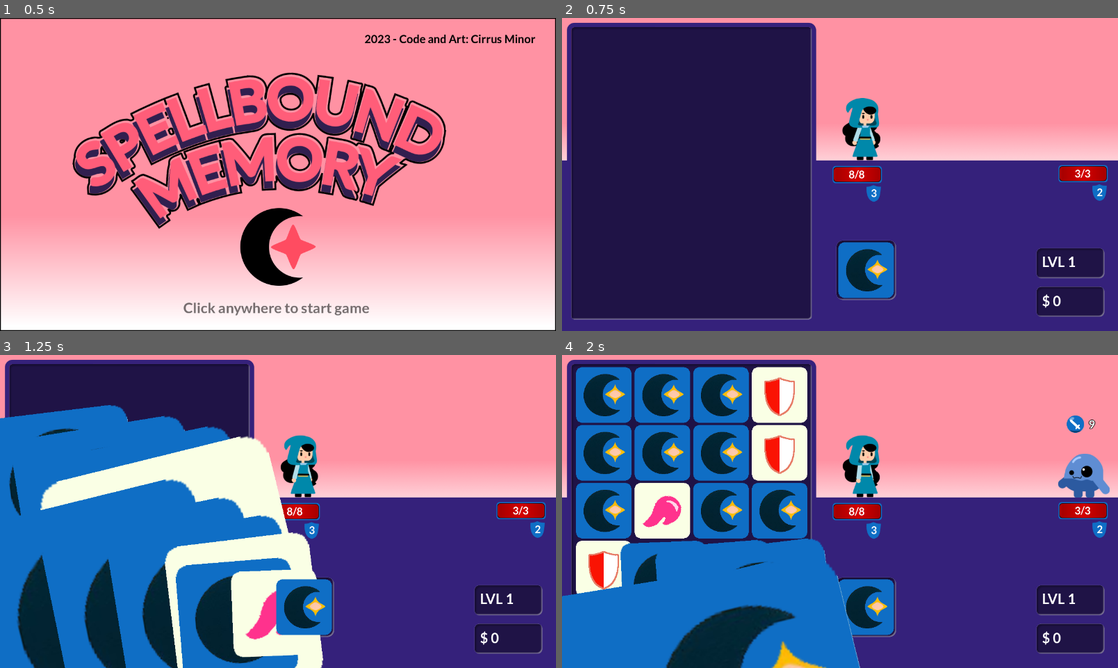
Above: before the commit, frames 1-4 (two rows, left to right).
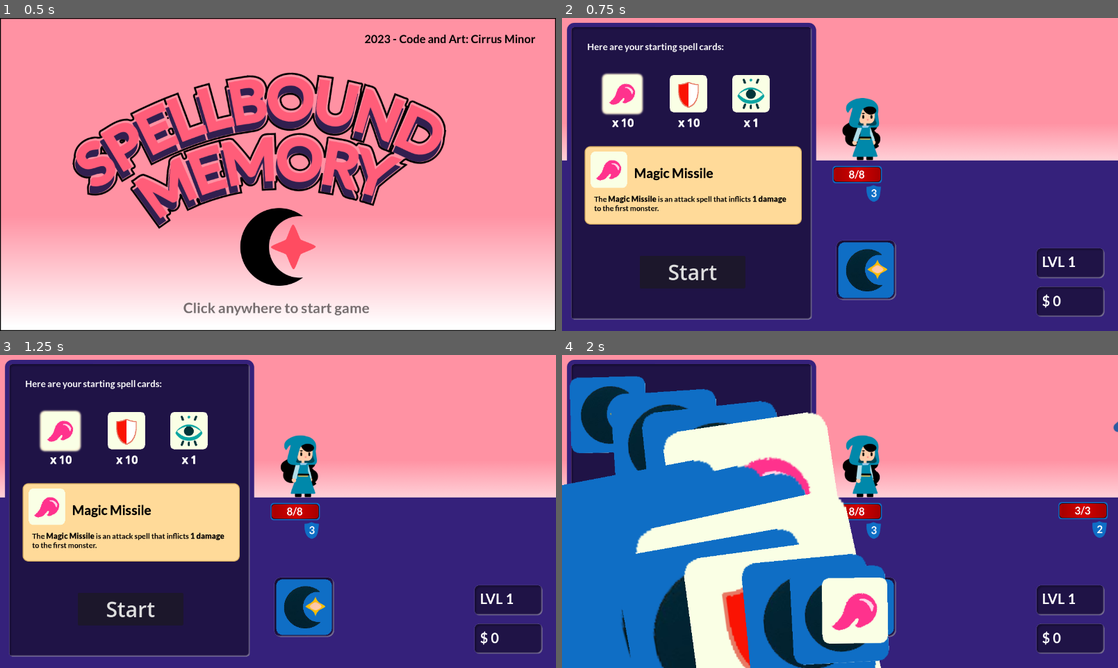
Above: after the commit, the same moments.

Repository: Cirrus-Minor/Spellbound-Memory
Game: Godot game, scene res://Scenes/main.tscn
The game is run twice, just before and just after one commit, with the same random seed, the same clock (stepped at 60 frames per second) and the same inputs.
Inputs (mouse positions are in pixels of both pictures, inside the frame that each line leads up to):
- Up to frame 1 (0.5 s): no input
- Up to frame 2 (0.75 s): tap Enter at 0.5 s; move the mouse to (962, 158) at 0.52 s; click (962, 158) at 0.67 s
- Up to frame 3 (1.25 s): no input
- Up to frame 4 (2 s): click (689, 608) at 1.25 s, where only the run after the commit has a clickable "Start"

Frame 1 is identical in both runs. In frame 2, 15% of the frame differs, in the area x 4-99%, y 8-87%; in frame 3, 42%, in the area x 0-99%, y 8-100%; in frame 4, 33%.

Commit message:
Add: Start run screen

Diff:
--- a/Scenes/card_info.tscn
+++ b/Scenes/card_info.tscn
@@ -45,5 +45,7 @@
 theme_override_colors/default_color = Color(0, 0, 0, 1)
 theme_override_fonts/normal_font = ExtResource("4_pmn0k")
 theme_override_fonts/bold_font = ExtResource("5_viyms")
+theme_override_font_sizes/normal_font_size = 17
+theme_override_font_sizes/bold_font_size = 18
 bbcode_enabled = true
 text = "The [b]Fireball[/b] is an attack spell that inflicts [b]5 damages[/b] to the first monster."
--- a/Scenes/main_fight.tscn
+++ b/Scenes/main_fight.tscn
@@ -10,6 +10,7 @@
 [ext_resource type="PackedScene" uid="uid://digo5e4v67p23" path="res://Scenes/unit_ui.tscn" id="6_ic78m"]
 [ext_resource type="Script" path="res://Scripts/level-new-card.gd" id="7_puo44"]
 [ext_resource type="AudioStream" uid="uid://dd34qbfve5hid" path="res://Assets/Sound/combo.wav" id="9_p8fuy"]
+[ext_resource type="Script" path="res://Scripts/start_run_screen.gd" id="9_pcga4"]
 [ext_resource type="AudioStream" uid="uid://u3tgirxpc0o3" path="res://Assets/Sound/combo_end.wav" id="10_lff2h"]
 [ext_resource type="AudioStream" uid="uid://73tqur88hltx" path="res://Assets/Sound/cards_deal.wav" id="10_vsaxh"]
 [ext_resource type="AudioStream" uid="uid://c3ss7vualrgaa" path="res://Assets/Sound/card_turn.wav" id="11_b8wel"]
@@ -18,6 +19,9 @@
 [ext_resource type="PackedScene" uid="uid://5mepquwbookt" path="res://Scenes/card_info.tscn" id="14_hkp2r"]
 [ext_resource type="AudioStream" uid="uid://soe77tbpedc1" path="res://Assets/Sound/coins_03.wav" id="14_i6xgg"]
 
+[sub_resource type="RectangleShape2D" id="RectangleShape2D_widny"]
+size = Vector2(92, 90.5)
+
 [node name="MainFight" type="Node2D"]
 script = ExtResource("1_6jo5b")
 
@@ -29,7 +33,6 @@
 position = Vector2(700, 580)
 
 [node name="ComboEffect" type="Sprite2D" parent="CardStack"]
-visible = false
 texture = ExtResource("3_hdsbb")
 
 [node name="CardSprite" type="Sprite2D" parent="CardStack"]
@@ -47,11 +50,13 @@
 text = "Combo x4"
 horizontal_alignment = 1
 
-[node name="GameOver" type="Node2D" parent="."]
+[node name="Interface" type="Node" parent="."]
+
+[node name="GameOver" type="Node2D" parent="Interface"]
 visible = false
 script = ExtResource("5_s6mcq")
 
-[node name="TextGameOver" type="Label" parent="GameOver"]
+[node name="TextGameOver" type="Label" parent="Interface/GameOver"]
 offset_left = 109.0
 offset_top = 93.0
 offset_right = 500.0
@@ -61,7 +66,7 @@
 text = "Game Over"
 horizontal_alignment = 1
 
-[node name="TextFinalScore" type="Label" parent="GameOver"]
+[node name="TextFinalScore" type="Label" parent="Interface/GameOver"]
 offset_left = 105.0
 offset_top = 264.0
 offset_right = 496.0
@@ -72,7 +77,7 @@
 1200"
 horizontal_alignment = 1
 
-[node name="BtnPlayAgain" type="Button" parent="GameOver"]
+[node name="BtnPlayAgain" type="Button" parent="Interface/GameOver"]
 offset_left = 193.0
 offset_top = 494.0
 offset_right = 436.0
@@ -83,7 +88,7 @@
 toggle_mode = true
 text = "Play again"
 
-[node name="BtnExit" type="Button" parent="GameOver"]
+[node name="BtnExit" type="Button" parent="Interface/GameOver"]
 offset_left = 191.0
 offset_top = 593.0
 offset_right = 434.0
@@ -95,25 +100,25 @@
 text = "Exit
 "
 
-[node name="LevelEndNewCard" type="Node2D" parent="."]
+[node name="LevelEndNewCard" type="Node2D" parent="Interface"]
 visible = false
 script = ExtResource("7_puo44")
 
-[node name="CardInfo" parent="LevelEndNewCard" instance=ExtResource("14_hkp2r")]
-position = Vector2(46, 112)
-
-[node name="Label" type="Label" parent="LevelEndNewCard"]
+[node name="CardInfo" parent="Interface/LevelEndNewCard" instance=ExtResource("14_hkp2r")]
+position = Vector2(46, 124)
+
+[node name="Label" type="Label" parent="Interface/LevelEndNewCard"]
 offset_left = 58.0
 offset_top = 53.0
 offset_right = 548.0
 offset_bottom = 108.0
 theme_override_fonts/font = ExtResource("6_dr67a")
-theme_override_font_sizes/font_size = 20
+theme_override_font_sizes/font_size = 21
 text = "Congratulations for your victory! You've uncovered the following item:
 "
 autowrap_mode = 2
 
-[node name="BtnContinue" type="Button" parent="LevelEndNewCard/Label"]
+[node name="BtnContinue" type="Button" parent="Interface/LevelEndNewCard/Label"]
 layout_mode = 0
 offset_left = 123.0
 offset_top = 419.0
@@ -124,7 +129,7 @@
 toggle_mode = true
 text = "Continue"
 
-[node name="BtnExit" type="Button" parent="LevelEndNewCard/Label"]
+[node name="BtnExit" type="Button" parent="Interface/LevelEndNewCard/Label"]
 layout_mode = 0
 offset_left = 121.0
 offset_top = 518.0
@@ -136,6 +141,131 @@
 text = "Exit
 "
 
+[node name="StartRunScreen" type="Node2D" parent="Interface"]
+visible = false
+script = ExtResource("9_pcga4")
+
+[node name="CardInfo" parent="Interface/StartRunScreen" instance=ExtResource("14_hkp2r")]
+position = Vector2(46, 289)
+
+[node name="Label" type="Label" parent="Interface/StartRunScreen"]
+offset_left = 58.0
+offset_top = 53.0
+offset_right = 548.0
+offset_bottom = 108.0
+theme_override_fonts/font = ExtResource("6_dr67a")
+theme_override_font_sizes/font_size = 21
+text = "Here are your starting spell cards:
+"
+autowrap_mode = 2
+
+[node name="BtnStart" type="Button" parent="Interface/StartRunScreen/Label"]
+layout_mode = 0
+offset_left = 121.0
+offset_top = 494.0
+offset_right = 364.0
+offset_bottom = 569.0
+size_flags_horizontal = 8
+theme_override_font_sizes/font_size = 48
+toggle_mode = true
+text = "Start"
+
+[node name="Card1" type="Area2D" parent="Interface/StartRunScreen"]
+position = Vector2(14, 14)
+
+[node name="Effect" type="Sprite2D" parent="Interface/StartRunScreen/Card1"]
+visible = false
+position = Vector2(125, 161.5)
+scale = Vector2(0.6625, 0.65625)
+texture = ExtResource("3_hdsbb")
+
+[node name="Sprite" type="Sprite2D" parent="Interface/StartRunScreen/Card1"]
+position = Vector2(125, 160)
+scale = Vector2(0.671875, 0.671875)
+texture = ExtResource("3_nlr24")
+hframes = 8
+vframes = 8
+frame = 2
+
+[node name="CollisionShape2D" type="CollisionShape2D" parent="Interface/StartRunScreen/Card1"]
+position = Vector2(126, 160.25)
+shape = SubResource("RectangleShape2D_widny")
+
+[node name="TextMult" type="Label" parent="Interface/StartRunScreen/Card1"]
+offset_left = 102.0
+offset_top = 209.0
+offset_right = 151.0
+offset_bottom = 244.0
+theme_override_colors/font_outline_color = Color(1, 1, 1, 1)
+theme_override_constants/outline_size = 3
+theme_override_font_sizes/font_size = 25
+text = "x 10"
+horizontal_alignment = 1
+
+[node name="Card2" type="Area2D" parent="Interface/StartRunScreen"]
+position = Vector2(166, 14)
+
+[node name="Effect" type="Sprite2D" parent="Interface/StartRunScreen/Card2"]
+visible = false
+position = Vector2(125, 161.5)
+scale = Vector2(0.6625, 0.65625)
+texture = ExtResource("3_hdsbb")
+
+[node name="Sprite" type="Sprite2D" parent="Interface/StartRunScreen/Card2"]
+position = Vector2(125, 160)
+scale = Vector2(0.671875, 0.671875)
+texture = ExtResource("3_nlr24")
+hframes = 8
+vframes = 8
+frame = 7
+
+[node name="CollisionShape2D" type="CollisionShape2D" parent="Interface/StartRunScreen/Card2"]
+position = Vector2(126, 160.25)
+shape = SubResource("RectangleShape2D_widny")
+
+[node name="TextMult" type="Label" parent="Interface/StartRunScreen/Card2"]
+offset_left = 102.0
+offset_top = 209.0
+offset_right = 151.0
+offset_bottom = 244.0
+theme_override_colors/font_outline_color = Color(1, 1, 1, 1)
+theme_override_constants/outline_size = 3
+theme_override_font_sizes/font_size = 25
+text = "x 10"
+horizontal_alignment = 1
+
+[node name="Card3" type="Area2D" parent="Interface/StartRunScreen"]
+position = Vector2(310, 14)
+
+[node name="Effect" type="Sprite2D" parent="Interface/StartRunScreen/Card3"]
+visible = false
+position = Vector2(125, 161.5)
+scale = Vector2(0.6625, 0.65625)
+texture = ExtResource("3_hdsbb")
+
+[node name="Sprite" type="Sprite2D" parent="Interface/StartRunScreen/Card3"]
+position = Vector2(125, 160)
+scale = Vector2(0.671875, 0.671875)
+texture = ExtResource("3_nlr24")
+hframes = 8
+vframes = 8
+frame = 6
+
+[node name="CollisionShape2D" type="CollisionShape2D" parent="Interface/StartRunScreen/Card3"]
+position = Vector2(126, 160.25)
+shape = SubResource("RectangleShape2D_widny")
+
+[node name="TextMult" type="Label" parent="Interface/StartRunScreen/Card3"]
+offset_left = 102.0
+offset_top = 209.0
+offset_right = 151.0
+offset_bottom = 244.0
+theme_override_colors/font_outline_color = Color(1, 1, 1, 1)
+theme_override_constants/outline_size = 3
+theme_override_font_sizes/font_size = 25
+text = "x 1"
+horizontal_alignment = 1
+
 [node name="Player" parent="." instance=ExtResource("4_yabtv")]
 position = Vector2(682, 327)
 
@@ -191,7 +321,11 @@
 volume_db = -8.0
 pitch_scale = 0.8
 
-[connection signal="pressed" from="GameOver/BtnPlayAgain" to="." method="_on_btn_play_again_pressed"]
-[connection signal="pressed" from="GameOver/BtnExit" to="." method="_on_btn_exit_pressed"]
-[connection signal="pressed" from="LevelEndNewCard/Label/BtnContinue" to="." method="_on_btn_continue_pressed"]
-[connection signal="pressed" from="LevelEndNewCard/Label/BtnExit" to="." method="_on_btn_exit_pressed"]
+[connection signal="pressed" from="Interface/GameOver/BtnPlayAgain" to="." method="_on_btn_play_again_pressed"]
+[connection signal="pressed" from="Interface/GameOver/BtnExit" to="." method="_on_btn_exit_pressed"]
+[connection signal="pressed" from="Interface/LevelEndNewCard/Label/BtnContinue" to="." method="_on_btn_continue_pressed"]
+[connection signal="pressed" from="Interface/LevelEndNewCard/Label/BtnExit" to="." method="_on_btn_exit_pressed"]
+[connection signal="pressed" from="Interface/StartRunScreen/Label/BtnStart" to="." method="_on_btn_start_pressed"]
+[connection signal="input_event" from="Interface/StartRunScreen/Card1" to="Interface/StartRunScreen" method="_on_card_1_input_event"]
+[connection signal="input_event" from="Interface/StartRunScreen/Card2" to="Interface/StartRunScreen" method="_on_card_2_input_event"]
+[connection signal="input_event" from="Interface/StartRunScreen/Card3" to="Interface/StartRunScreen" method="_on_card_3_input_event"]
--- a/Scripts/card_info.gd
+++ b/Scripts/card_info.gd
@@ -24,6 +24,10 @@
 			text_title.text = "Fireball"
 			text_content.text = "The [b]Fireball[/b] is an attack spell that inflicts [b]5 damages[/b] to the first monster."
 
+		2:
+			text_title.text = "Magic Missile"
+			text_content.text = "The [b]Magic Missile[/b] is an attack spell that inflicts [b]1 damage[/b] to the first monster."
+
 		3:
 			text_title.text = "Thunder"
 			text_content.text = "The [b]Thunder[/b] is an area attack spell that inflicts [b]2 damages[/b] to each monster."
@@ -40,6 +44,10 @@
 			text_title.text = "Eye of the Wizard"
 			text_content.text = "The [b]Eye of the Wizard[/b] is a spell revealing [b]4 cards[/b]."
 
+		7:
+			text_title.text = "Magic Shield"
+			text_content.text = "The [b]Magic Shield[/b] is an protective spell that regenerates [b]1 shield[/b]."
+
 		8:
 			text_title.text = "Wealth"
 			text_content.text = "The [b]Wealth[/b] is a spell generating [b]5 coins[/b]."
--- a/Scripts/game-state.gd
+++ b/Scripts/game-state.gd
@@ -3,8 +3,8 @@
 const CARDS_PER_ROW = 4
 const CARDS_NUMBER = 20
 
-# TODO Initial Deck
-@export var Deck = [1, 1, 1, 1, 2, 2, 2, 2, 2, 2, 2, 2, 3, 4, 5, 6, 6, 6, 7, 7, 7, 7, 7, 7, 7, 7, 8, 8];
+# Initial Deck
+@export var Deck = [];
 
 var player_health = 5
 var player_health_max = 5
@@ -31,7 +31,7 @@
 	level = 1
 	money = 0
 	money_total = 0
-	Deck = [ 2, 2, 2, 2, 2, 2, 2, 2, 2, 2, 2, 6, 7, 7, 7, 7, 7, 7, 7, 7, 7, 7];
+	Deck = [ 2, 2, 2, 2, 2, 2, 2, 2, 2, 2, 6, 7, 7, 7, 7, 7, 7, 7, 7, 7, 7];
 
 func add_money(gain):
 	money += gain
--- a/Scripts/main.gd
+++ b/Scripts/main.gd
@@ -22,20 +22,23 @@
 
 func _on_start_game():
 	_start_screen.queue_free()
-	generate_fight_zone()
+	generate_fight_zone(true)
 
 func _on_level_up():
 	_fight_zone.queue_free()
-	generate_fight_zone()
+	generate_fight_zone(false)
 
 func _on_game_over():
 	_fight_zone.queue_free()
-	generate_fight_zone()
+	generate_fight_zone(false)
 
-func generate_fight_zone():
+func generate_fight_zone(start_run):
 	_fight_zone = main_fight.instantiate()
 	_fight_zone.connect("level_success", _on_level_up)
 	_fight_zone.connect("game_over", _on_game_over)
+	if start_run:
+		_fight_zone.start_run()
+
 	add_child(_fight_zone)
 
 func screenshot():
--- a/Scripts/main_fight.gd
+++ b/Scripts/main_fight.gd
@@ -1,6 +1,7 @@
 extends Node2D
 
 enum Game_state {
+	Starting,
 	DealCards,
 	WaitForCard1,
 	WaitForCard2,
@@ -22,8 +23,9 @@
 @onready var player_ui = $UnitUI
 @onready var level_text = $HUD/Level
 @onready var money_text = $HUD/Money
-@onready var game_over_ui = $GameOver
-@onready var next_level_new_card_ui = $LevelEndNewCard
+@onready var game_over_ui = $Interface/GameOver
+@onready var next_level_new_card_ui = $Interface/LevelEndNewCard
+@onready var start_run_ui = $Interface/StartRunScreen
 @onready var sound_combo = $Sounds/Combo
 @onready var sound_combo_end = $Sounds/ComboEnd
 @onready var sound_cards_deal = $Sounds/CardsDeal
@@ -64,6 +66,23 @@
 
 var monsters = []
 
+func start_level():
+	generate_monsters()
+	update_combo(0)
+	state = Game_state.WaitForCard1
+	full_deck = GameState.Deck.duplicate()
+	rest_deck = full_deck.duplicate()
+	for n in 20:
+		remaining_places.push_back(n)
+	process_cards(4)
+
+func start_run():
+	state = Game_state.Starting
+
+func _on_btn_start_pressed():
+	start_run_ui.hide()
+	start_level()
+
 func _ready():
 	player_health = GameState.player_health
 	player_health_max = GameState.player_health_max
@@ -73,18 +92,13 @@
 
 	level_text.text = "LVL " + str(GameState.level)
 	money_display = GameState.money
-
-	generate_monsters()
-
-	update_combo(0)
-	state = Game_state.WaitForCard1
-	full_deck = GameState.Deck.duplicate()
-	rest_deck = full_deck.duplicate()
-
-	for n in 20:
-		remaining_places.push_back(n)
-
-	process_cards(4)
+	combo_text.hide()
+	combo_effect_sprite.hide()
+
+	if state == Game_state.Starting:
+		start_run_ui.show()
+	else:
+		start_level()
 
 func _process(delta):
 	if money_display < GameState.money: money_display += 1
--- /dev/null
+++ b/Scripts/start_run_screen.gd
@@ -0,0 +1,47 @@
+extends Node2D
+
+@onready var card_info = $CardInfo
+@onready var effect_1 = $Card1/Effect
+@onready var effect_2 = $Card2/Effect
+@onready var effect_3 = $Card3/Effect
+
+# Called when the node enters the scene tree for the first time.
+func _ready():
+	effect_1.show()
+	card_info.init_card(2)
+
+
+# Called every frame. 'delta' is the elapsed time since the previous frame.
+func _process(delta):
+	pass
+
+
+func on_card_input_event(event, card_number):
+	if event is InputEventMouseButton && event.button_index == 1 && event.pressed:
+		effect_1.hide()
+		effect_2.hide()
+		effect_3.hide()
+		match card_number:
+			1:
+				effect_1.show()
+				card_info.init_card(2)
+
+			2:
+				effect_2.show()
+				card_info.init_card(7)
+
+			3:
+				effect_3.show()
+				card_info.init_card(6)
+
+
+func _on_card_1_input_event(viewport, event, shape_idx):
+	on_card_input_event(event, 1)
+
+
+func _on_card_2_input_event(viewport, event, shape_idx):
+	on_card_input_event(event, 2)
+
+
+func _on_card_3_input_event(viewport, event, shape_idx):
+	on_card_input_event(event, 3)
Not shown: 1 places in Scenes/main_fight.tscn that only renumber resources
